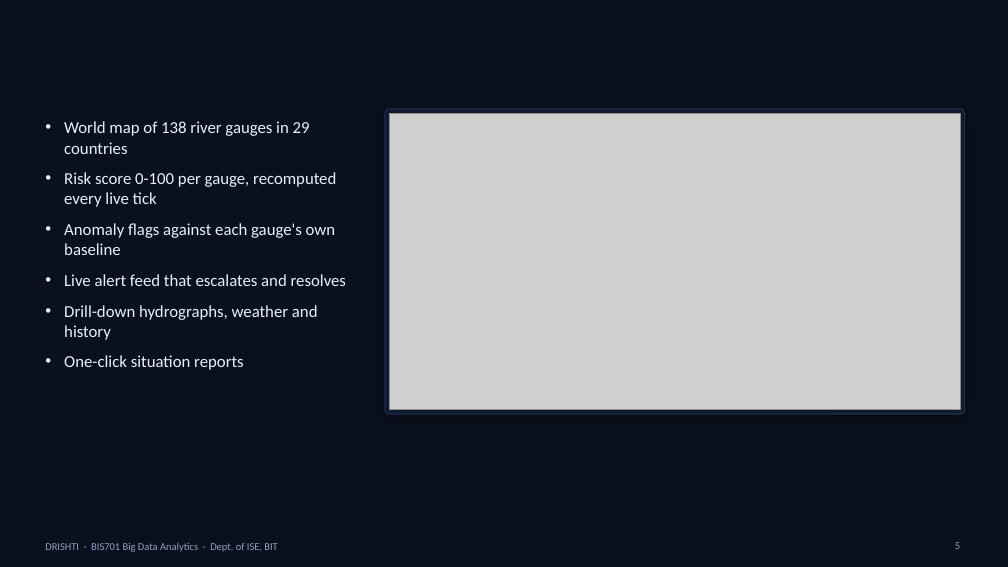
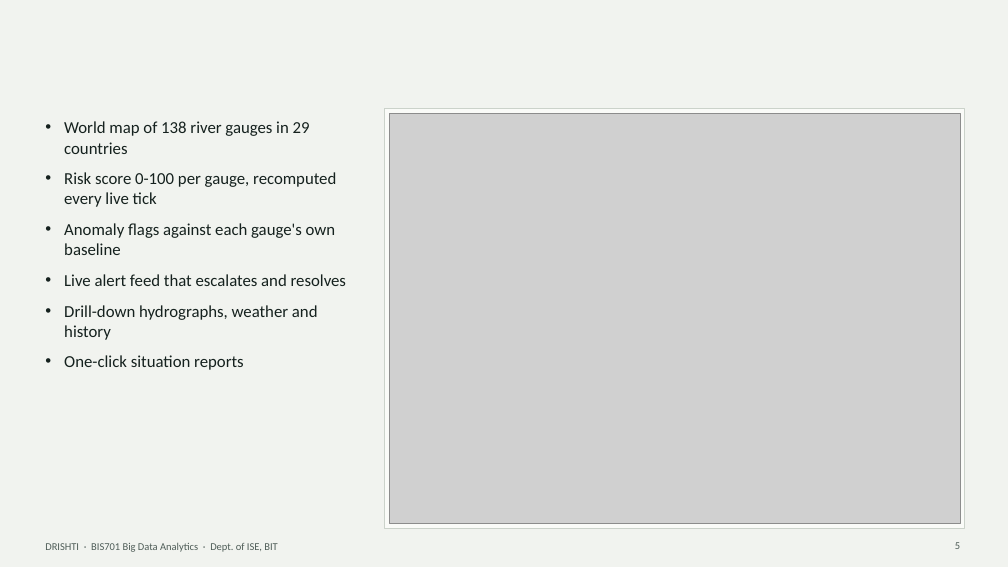
Before and after one commit to mevichitra/drishti-disaster-intelligence, a slide deck: slide 5 of docs/DRISHTI_BDA_Presentation.pptx. Drawn at 1008x567 pixels with LibreOffice and Linux fonts; fonts in the diff are those of the drawing; grey boxes stand for pictures. Boxes give left, top, right and bottom in pixels: in the first picture for what was removed or moved away, otherwise in the second. Text is boxed around its words. In the diff, an @@ line names an element or a change of style, - is before the commit and + after.

Commit message:
Redesign UI on a documented design system (flood-bulletin aesthetic); restyle deck

```diff
--- a/docs/DRISHTI_BDA_Presentation.pptx
+++ b/docs/DRISHTI_BDA_Presentation.pptx
@@ background #0A101D to #F1F3EF @@
@@ text "World map of 138 river ..." at bbox=[64, 121, 346, 370]: text colour #E8EEFB to #15211E @@
@@ rectangle: place and size @@
-rectangle at bbox=[385, 109, 965, 414]
+rectangle at bbox=[385, 109, 965, 529]
@@ rectangle at bbox=[385, 109, 965, 529]: rounded rectangle to rectangle; fill #111B2F to #FAFBF8; outline #22314F 1 pt to #CBD2CA 1 pt; shadow off @@
@@ picture: place and size @@
-picture at bbox=[389, 113, 960, 410]
+picture at bbox=[389, 113, 960, 524]
@@ text "DRISHTI · BIS701 Big Data ..." at bbox=[45, 543, 277, 552]: text colour #8DA0C2 to #4F5D58 @@
@@ page number at bbox=[955, 542, 960, 549]: text colour #8DA0C2 to #4F5D58 @@
```
Also in this commit, not shown: 17 other slides changed, 30 other files.
